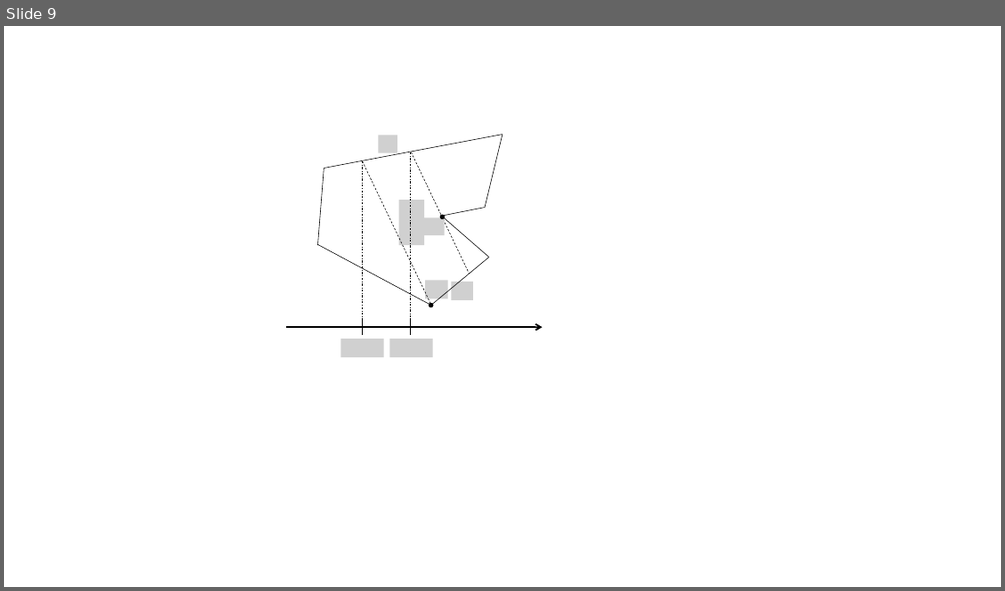
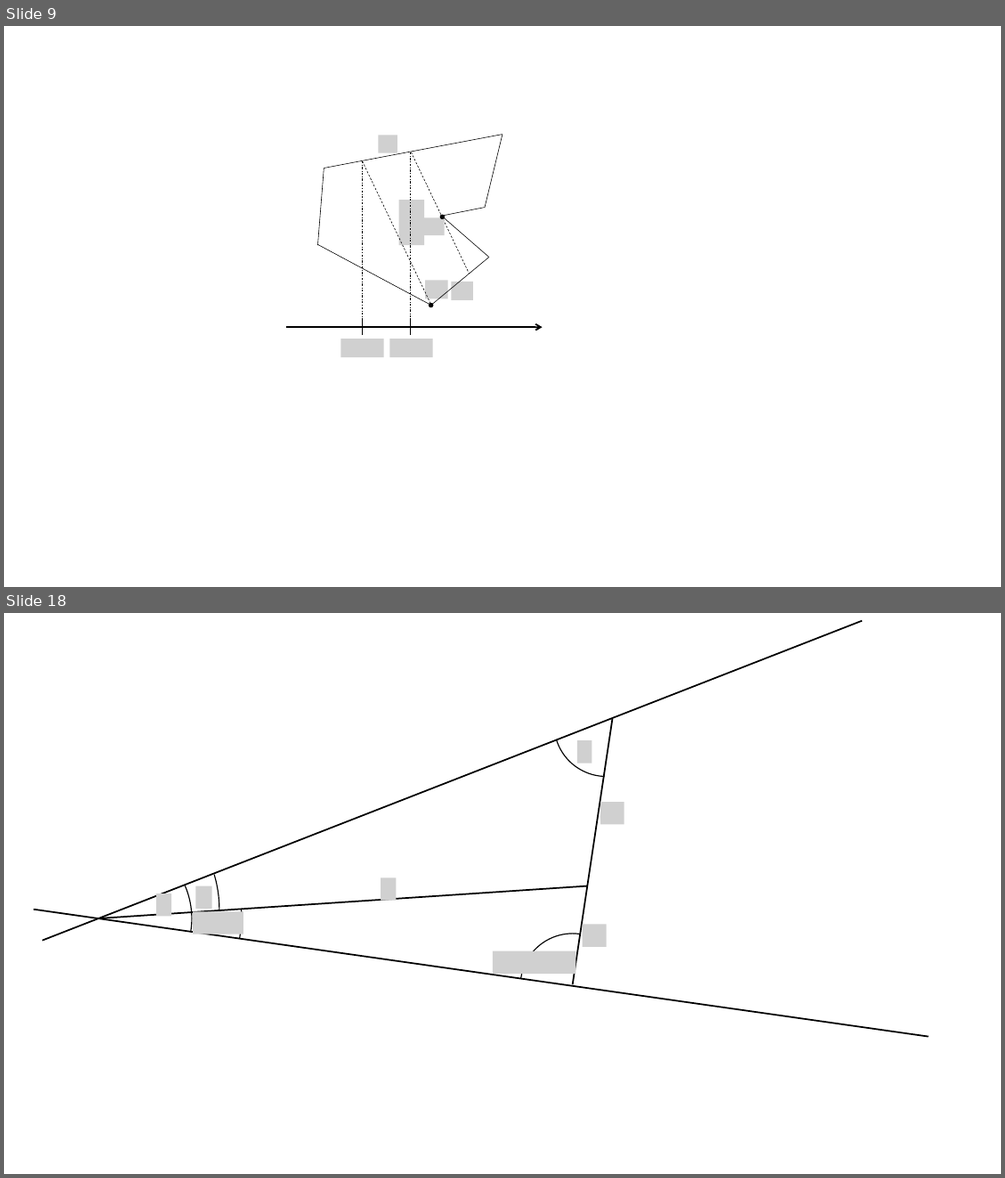
Before and after one commit to barakugav/FDML, a slide deck: figures.pptx. Shown one above the other, each under a label of ours: slide 9 before the commit, slides 9 and 18 after it; the slides between them are not shown. The pictures are 1005x591 and 1005x1178 pixels, drawn with LibreOffice and Linux fonts; fonts in the diff are those of the drawing; grey boxes stand for pictures; background and template pictures are left out. Boxes give left, top, right and bottom in pixels: in the first picture for what was removed or moved away, otherwise in the second. Text is boxed around its words. In the diff, an @@ line names an element or a change of style, - is before the commit and + after.

```diff
--- a/figures.pptx
+++ b/figures.pptx
@@ slide 18 added at (4,613,1001,1174), background #FFFFFF @@
@@ line added from (42, 941) to (862, 620), #000000 1.5 pt @@
@@ arc (boxed as its full ellipse) added at (554,672,659,777), outline #000000 1 pt @@
@@ line added from (613, 719) to (573, 985), #000000 1.5 pt @@
@@ picture added at (577,740,591,763) @@
@@ arc (boxed as its full ellipse) added at (4,788,219,1030), outline #000000 1 pt @@
@@ arc (boxed as its full ellipse) added at (4,780,241,1051), outline #000000 1 pt @@
@@ picture added at (600,802,624,824) @@
@@ arc (boxed as its full ellipse) added at (25,835,192,1001), outline #000000 1 pt @@
@@ picture added at (380,877,396,900) @@
@@ line added from (588, 886) to (97, 918), #000000 1.5 pt @@
@@ picture added at (156,893,171,916) @@
@@ picture added at (195,886,212,908) @@
@@ line added from (34, 909) to (928, 1037), #000000 1.5 pt @@
@@ picture added at (193,911,243,933) @@
@@ picture added at (582,925,606,947) @@
@@ picture added at (493,951,575,973) @@
@@ arc (boxed as its full ellipse) added at (521,933,625,1038), outline #000000 1 pt @@
```
Also in this commit, not shown: 8 other slides added, 1 other file.
